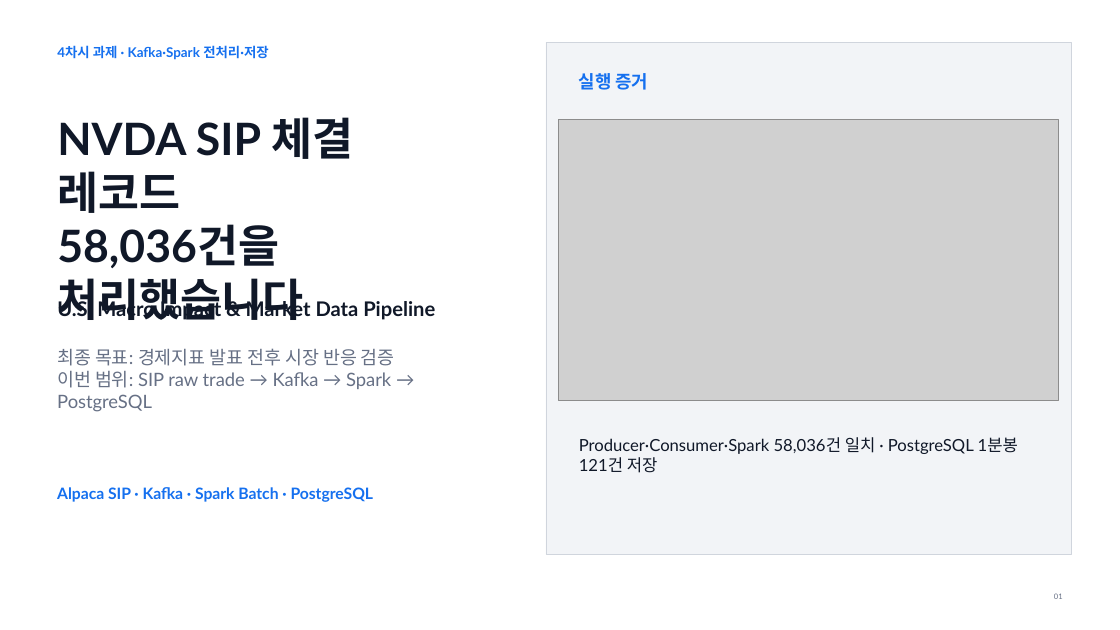
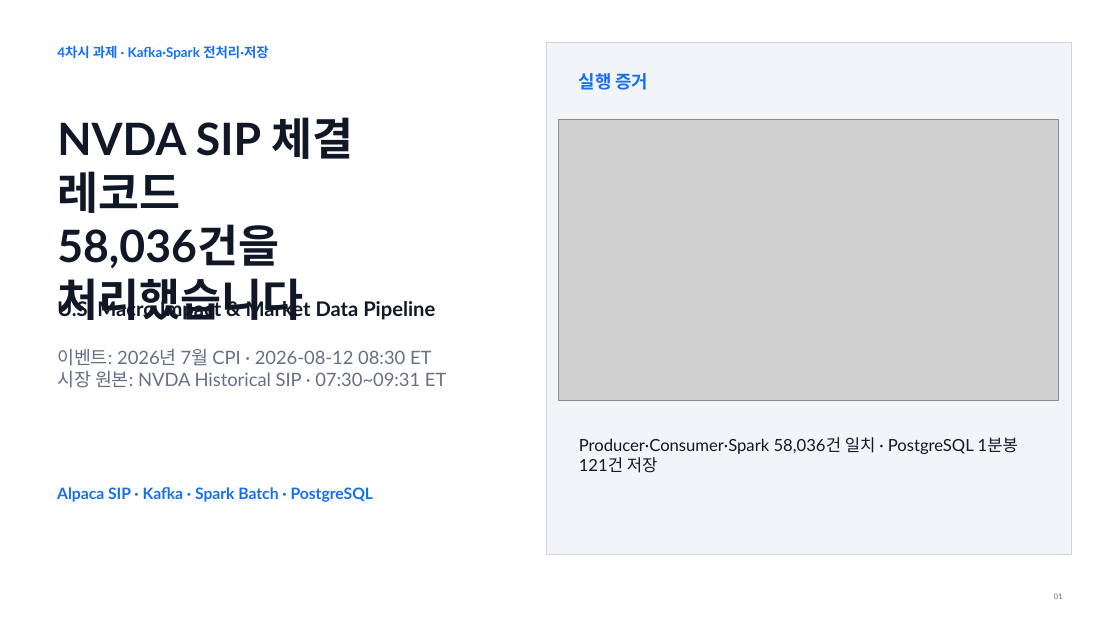
Before and after one commit to hjh6709/us-market-intelligence-pipeline, a slide deck: slide 1 of docs/presentation/us-market-pipeline-assignment.pptx. Drawn at 1120x630 pixels with LibreOffice and Linux fonts; fonts in the diff are those of the drawing; grey boxes stand for pictures. Boxes give left, top, right and bottom in pixels: in the first picture for what was removed or moved away, otherwise in the second. Text is boxed around its words. In the diff, an @@ line names an element or a change of style, - is before the commit and + after.

```diff
--- a/docs/presentation/us-market-pipeline-assignment.pptx
+++ b/docs/presentation/us-market-pipeline-assignment.pptx
@@ text at (57, 349, 446, 388): text changed @@
-최종 목표: 경제지표 발표 전후 시장 반응 검증
-이번 범위: SIP raw trade → Kafka → Spark → PostgreSQL
+이벤트: 2026년 7월 CPI · 2026-08-12 08:30 ET
+시장 원본: NVDA Historical SIP · 07:30~09:31 ET
```
Also in this commit, not shown: 1 other slide changed, 9 other files.
